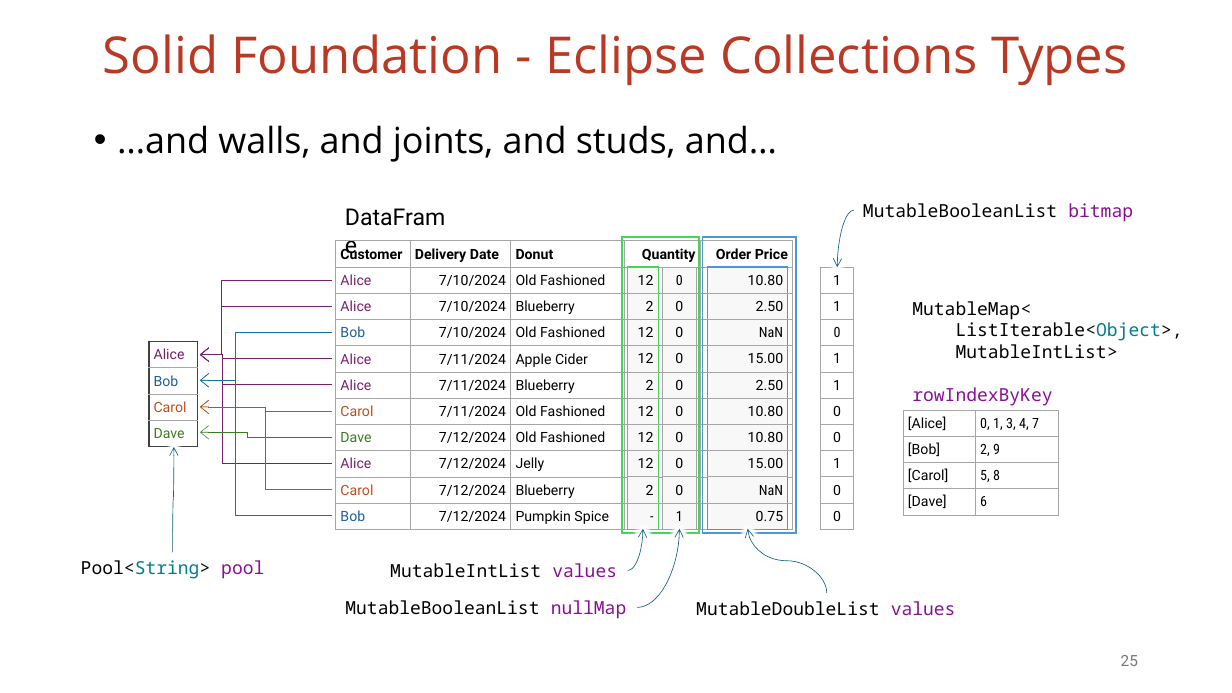
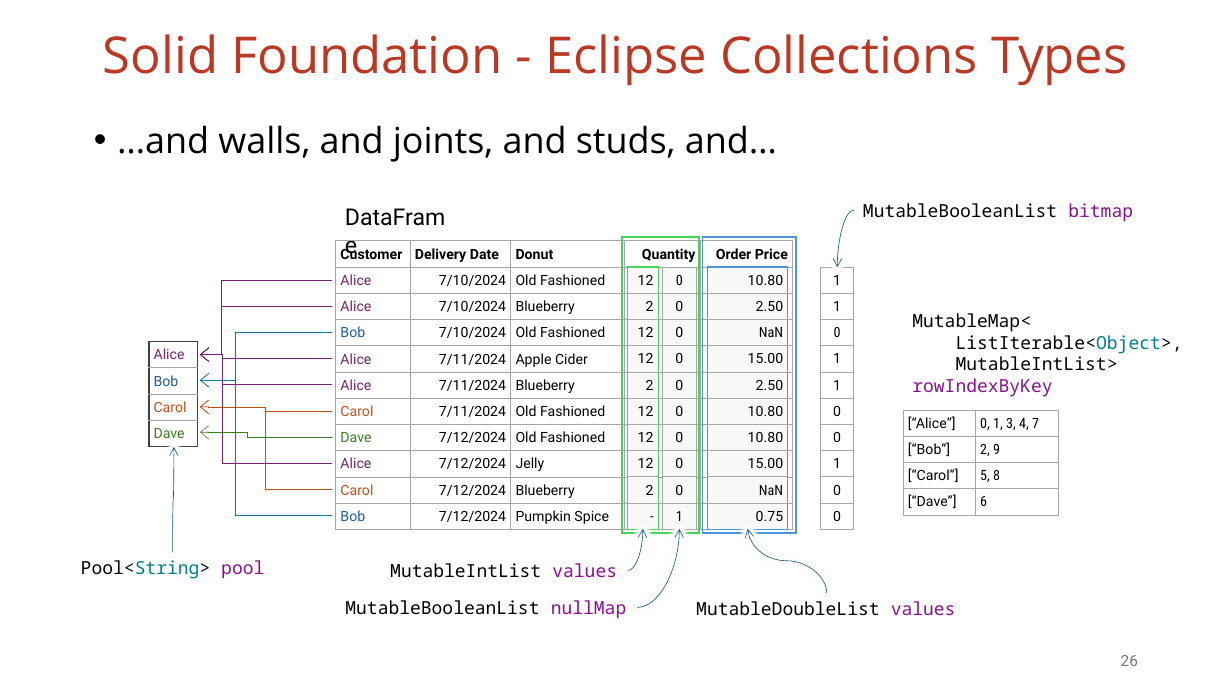
Before and after one commit to vmzakharov/missing-dataframe-talk, a slide deck: slide 26 of presentation/Missing_Dataframe_Long.pptx (slide 25 before the commit). Drawn at 1232x693 pixels with LibreOffice and Linux fonts; fonts in the diff are those of the drawing. Boxes give left, top, right and bottom in pixels: in the first picture for what was removed or moved away, otherwise in the second. Text is boxed around its words. In the diff, an @@ line names an element or a change of style, - is before the commit and + after.

```diff
--- a/presentation/Missing_Dataframe_Long.pptx
+++ b/presentation/Missing_Dataframe_Long.pptx
@@ text at [912,313,1183,397]: text changed @@
-MutableMap<
-ListIterable<Object>,
-MutableIntList>
-rowIndexByKey
+MutableMap<
+ListIterable<Object>,
+MutableIntList>
+rowIndexByKey
@@ table at [904,410,1059,515] @@
-row 1, column 1: [Alice]
+row 1, column 1: [“Alice”]
-row 2, column 1: [Bob]
+row 2, column 1: [“Bob”]
-row 3, column 1: [Carol]
+row 3, column 1: [“Carol”]
-row 4, column 1: [Dave]
+row 4, column 1: [“Dave”]
```
Also in this commit, not shown: 5 other slides changed, 4 slides added, 2 slides removed, 1 other file.
